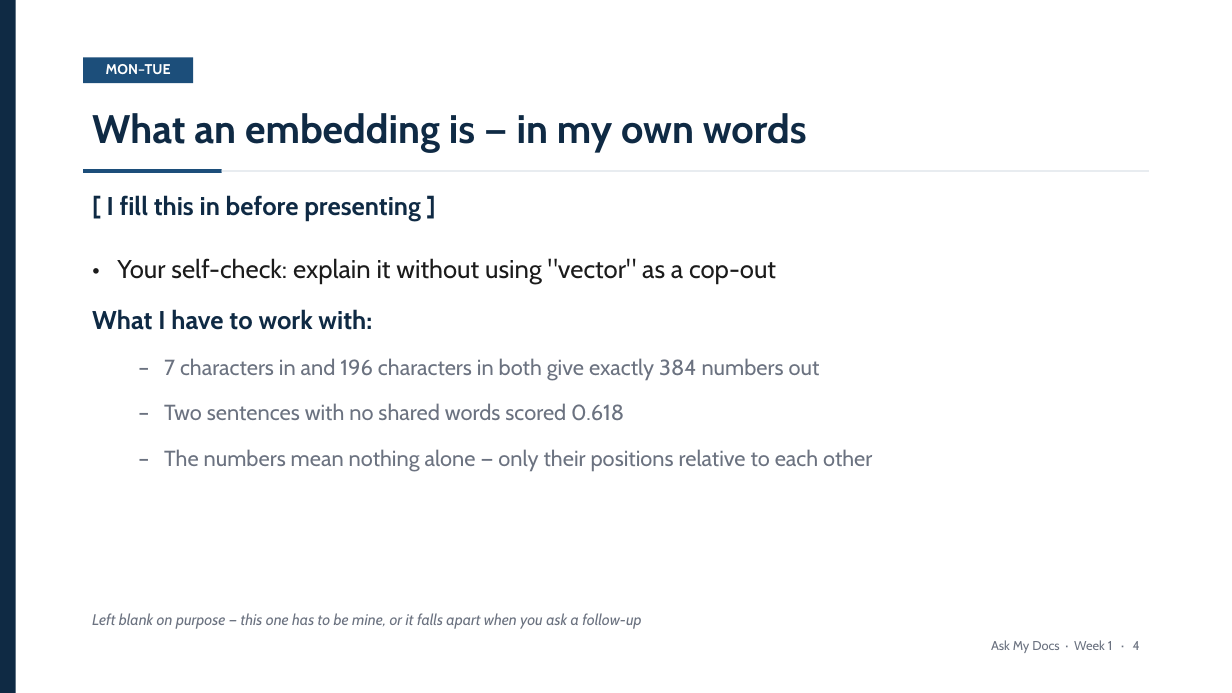
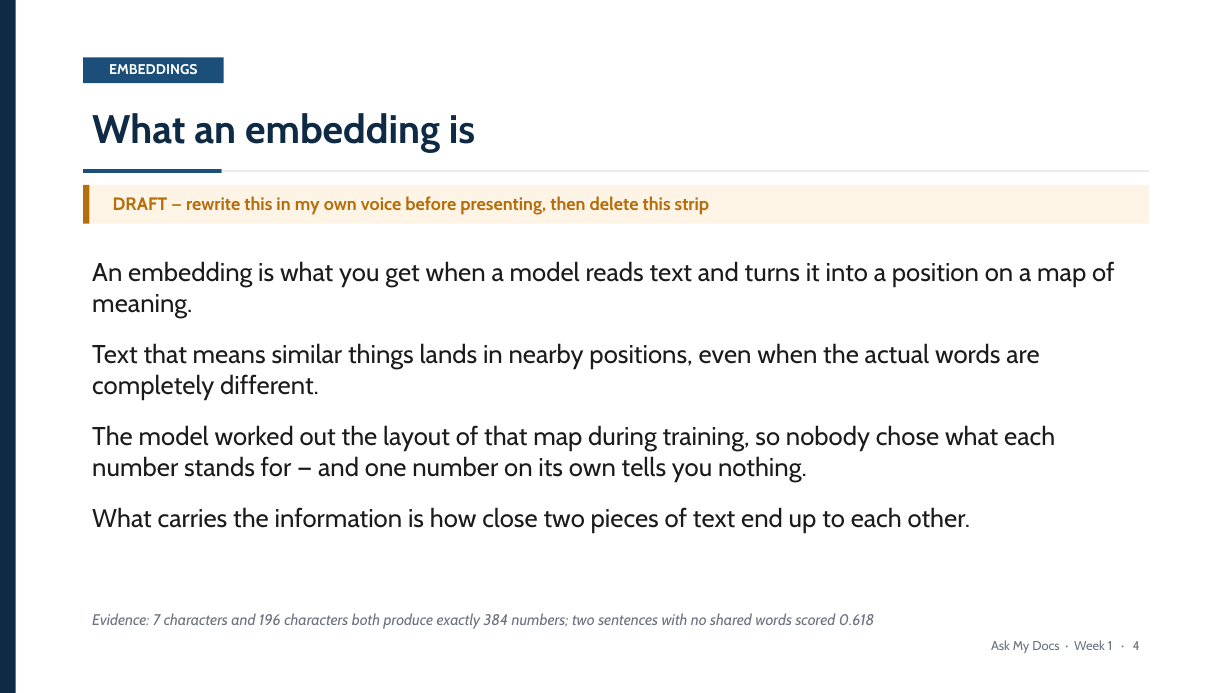
Before and after one commit to Iddrisusalima/ask-my-docs, a slide deck: slide 5 of presentation/week1-review.pptx. Drawn at 1232x693 pixels with LibreOffice and Linux fonts; fonts in the diff are those of the drawing. Boxes give left, top, right and bottom in pixels: in the first picture for what was removed or moved away, otherwise in the second. Text is boxed around its words. In the diff, an @@ line names an element or a change of style, - is before the commit and + after.

Commit message:
docs(presentation): Replace day labels with topic labels
- Label slides by pipeline stage rather than day of the week
- Add clearly marked drafts for the three own-words explanations

```diff
--- a/presentation/week1-review.pptx
+++ b/presentation/week1-review.pptx
@@ rectangle: place and size @@
-rectangle at <box>83,57,193,83</box>
+rectangle at <box>83,57,224,83</box>
@@ text at <box>109,64,198,74</box>: text changed @@
-MON–TUE
+EMBEDDINGS
@@ text at <box>92,113,475,152</box>: text changed @@
-What an embedding is — in my own words
+What an embedding is
@@ rectangle added at <box>83,185,1149,224</box>, fill #FDF4E6 @@
@@ rectangle added at <box>83,185,90,224</box>, fill #B56E0C @@
@@ text removed at <box>92,195,872,472</box> @@
-[ I fill this in before presenting ]
-• Your self-check: explain it without using "vector" as a cop-out
-What I have to work with:
-  – 7 characters in and 196 characters in both give exactly 384 numbers out
-  – Two sentences with no shared words scored 0.618
-  – The numbers mean nothing alone — only their positions relative to each other
@@ text added at <box>113,196,710,215</box>, 14 pt, text #B56E0C, bold @@
+DRAFT — rewrite this in my own voice before presenting, then delete this strip
@@ text added at <box>92,261,1115,533</box>, 20 pt, text #1B1B1B @@
+An embedding is what you get when a model reads text and turns it into a position on a map of meaning.
+Text that means similar things lands in nearby positions, even when the actual words are completely different.
+The model worked out the layout of that map during training, so nobody chose what each number stands for — and one number on its own tells you nothing.
+What carries the information is how close two pieces of text end up to each other.
@@ text at <box>92,613,875,629</box>: text changed @@
-Left blank on purpose — this one has to be mine, or it falls apart when you ask a follow-up
+Evidence: 7 characters and 196 characters both produce exactly 384 numbers; two sentences with no shared words scored 0.618
```
Also in this commit, not shown: 5 other slides changed, 2 other files.
